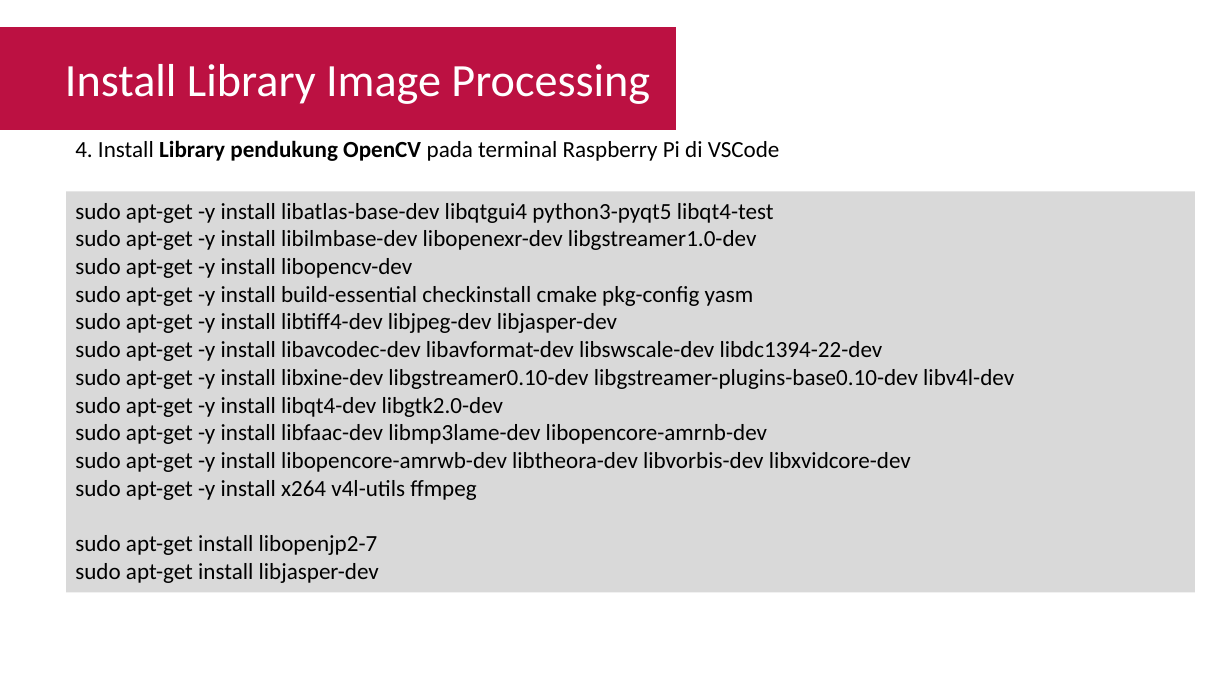
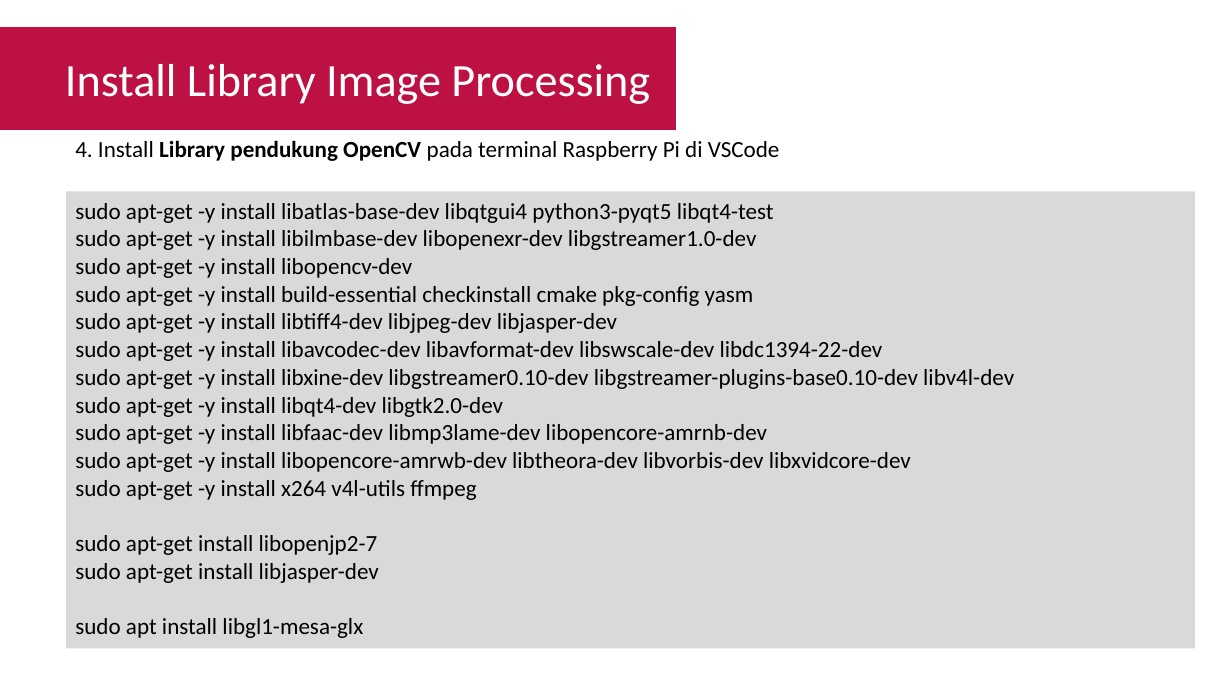
Before and after one commit to Muhammad-Yunus/Materi-Training, a slide deck: slide 4 of A. Raspberry Pi - Image Processing/#5 - Computer Vision Part 1 (read, show, write image)/P5 - Computer Vision Part 1 (read, show, write image).pptx. Drawn at 1232x693 pixels with LibreOffice and Linux fonts; fonts in the diff are those of the drawing. Boxes give left, top, right and bottom in pixels: in the first picture for what was removed or moved away, otherwise in the second. Text is boxed around its words. In the diff, an @@ line names an element or a change of style, - is before the commit and + after.

```diff
--- a/A. Raspberry Pi - Image Processing/#5 - Computer Vision Part 1 (read, show, write image)/P5 - Computer Vision Part 1 (read, show, write image).pptx
+++ b/A. Raspberry Pi - Image Processing/#5 - Computer Vision Part 1 (read, show, write image)/P5 - Computer Vision Part 1 (read, show, write image).pptx
@@ rectangle "sudo apt-get -y install libatlas-base-dev ..." resized from (x1=67, y1=191, x2=1196, y2=592) to (x1=67, y1=191, x2=1196, y2=649) @@
@@ text in rectangle at (x1=75, y1=618, x2=363, y2=638): paragraph added @@
+sudo apt install libgl1-mesa-glx
```
Also in this commit, not shown: 3 other files.
